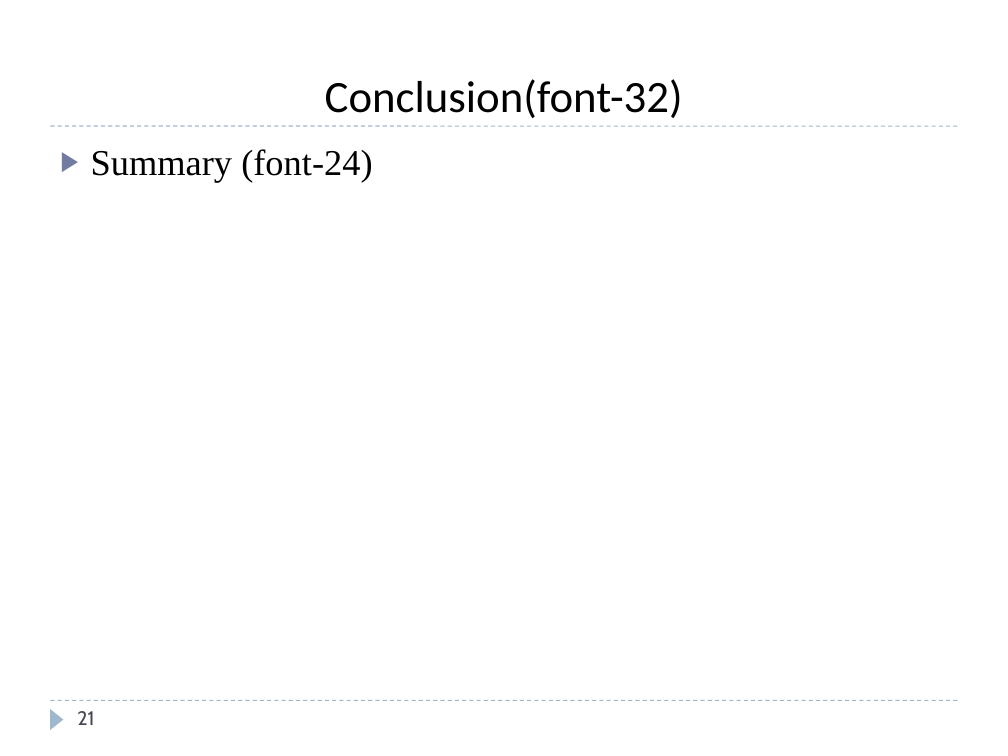
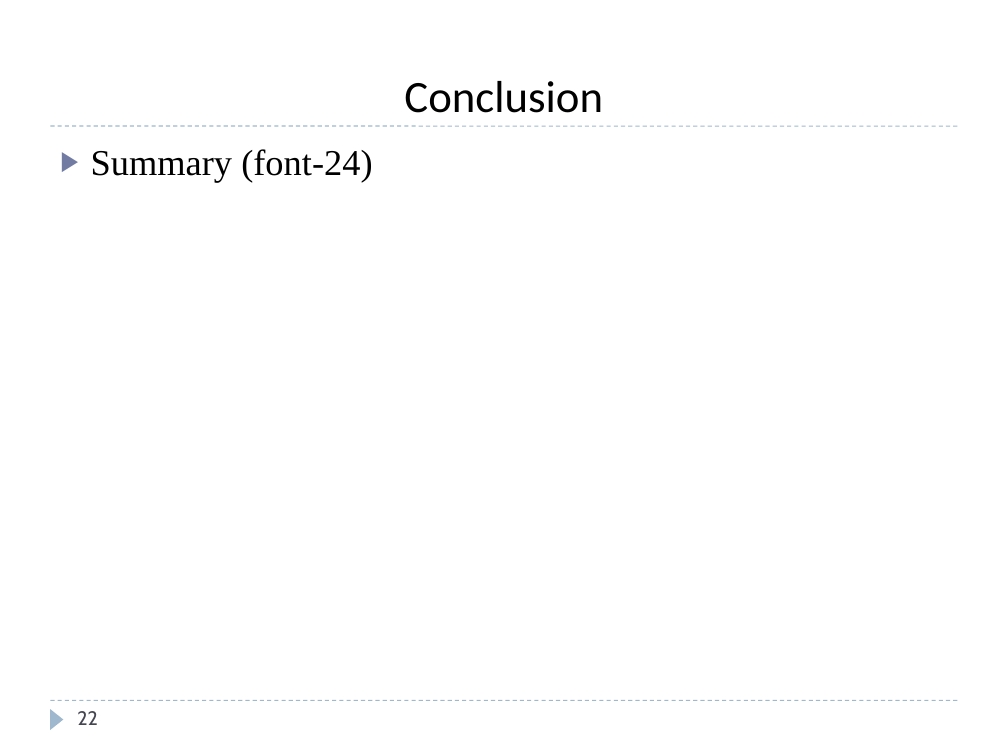
Before and after one commit to Easwer-ALU/ADP-project, a slide deck: slide 22 of ADP-PROJECT-PPT-TEMPLATE.pptx (slide 21 before the commit). Drawn at 1008x756 pixels with LibreOffice and Linux fonts; fonts in the diff are those of the drawing. Boxes give left, top, right and bottom in pixels: in the first picture for what was removed or moved away, otherwise in the second. Text is boxed around its words. In the diff, an @@ line names an element or a change of style, - is before the commit and + after.

```diff
--- a/ADP-PROJECT-PPT-TEMPLATE.pptx
+++ b/ADP-PROJECT-PPT-TEMPLATE.pptx
@@ title at box(404, 81, 603, 113): text changed @@
-Conclusion(font-32)
+Conclusion
@@ page number at box(77, 711, 98, 725): text changed @@
-21
+22
```
Also in this commit, not shown: 11 other slides changed, 2 slides added, 1 slide removed, 4 other files.
